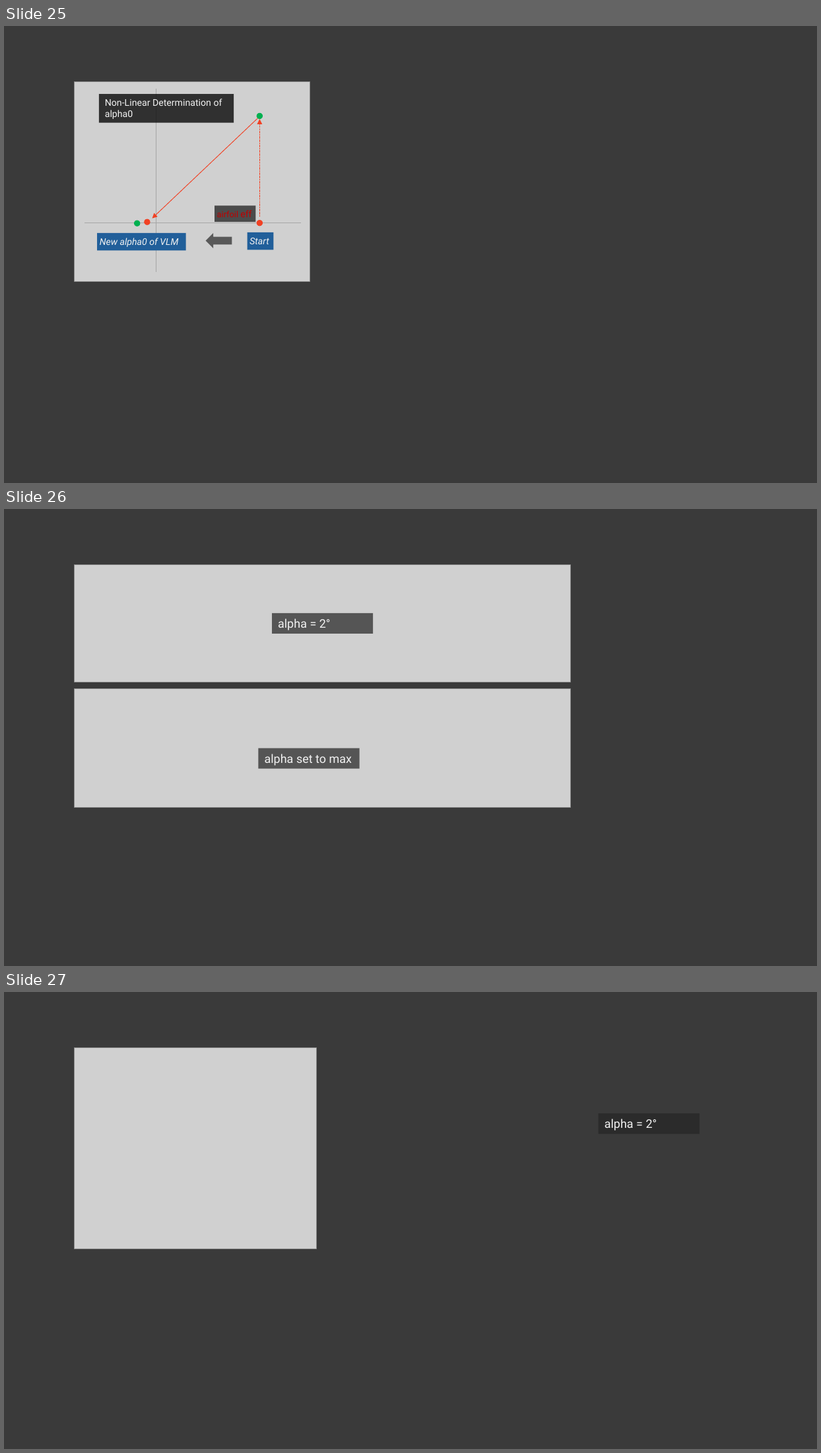
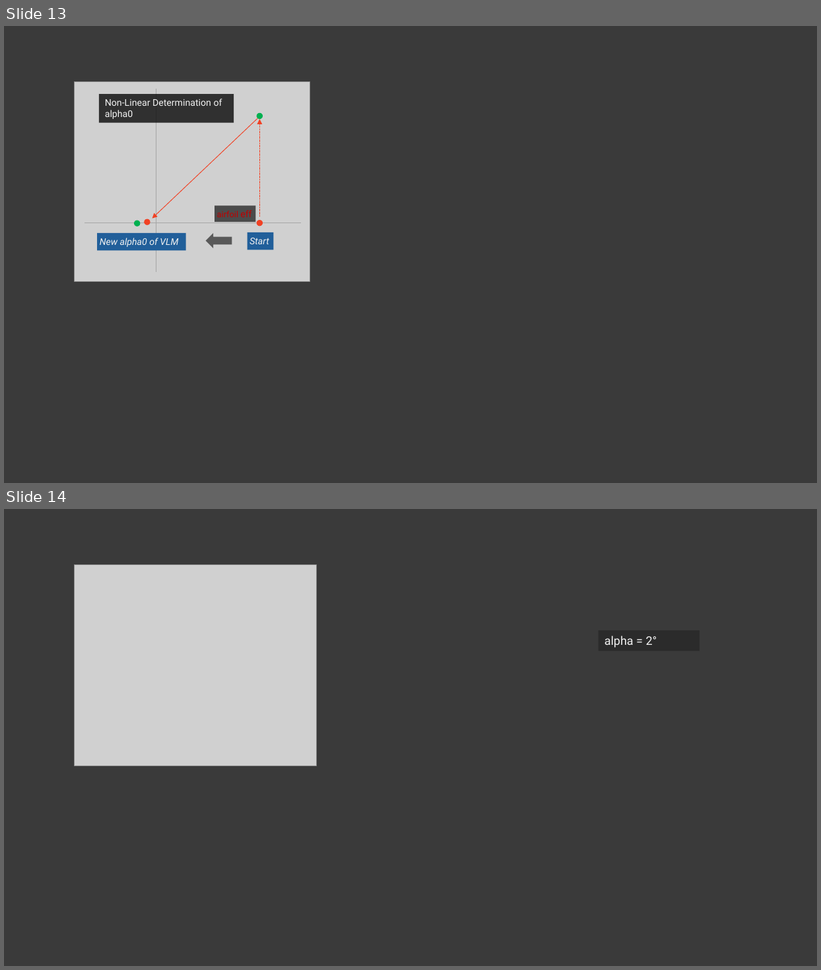
Before and after one commit to jxjo/PlanformCreator2, a slide deck: images/image_design.pptx. Shown one above the other, each under a label of ours: slides 25, 26 and 27 before the commit, slides 13 and 14 after it. The pictures are 821x1453 and 821x970 pixels, drawn with LibreOffice and Linux fonts; fonts in the diff are those of the drawing; grey boxes stand for pictures. Boxes give left, top, right and bottom in pixels: in the first picture for what was removed or moved away, otherwise in the second. Text is boxed around its words. In the diff, an @@ line names an element or a change of style, - is before the commit and + after.

```diff
--- a/images/image_design.pptx
+++ b/images/image_design.pptx
@@ slide 26 removed at (4,509,817,966), background #3A3A3A @@
@@ picture removed at (74,564,571,682) @@
@@ rectangle removed at (272,613,373,634) @@
-alpha = 2°
@@ picture removed at (74,689,571,808) @@
@@ rectangle removed at (258,748,360,769) @@
-alpha set to max
@@ what was slide 25 is now slide 13 @@
@@ what was slide 27 is now slide 14 @@
```
Also in this commit, not shown: 1 slide added, 14 other slides removed, 26 other files.
